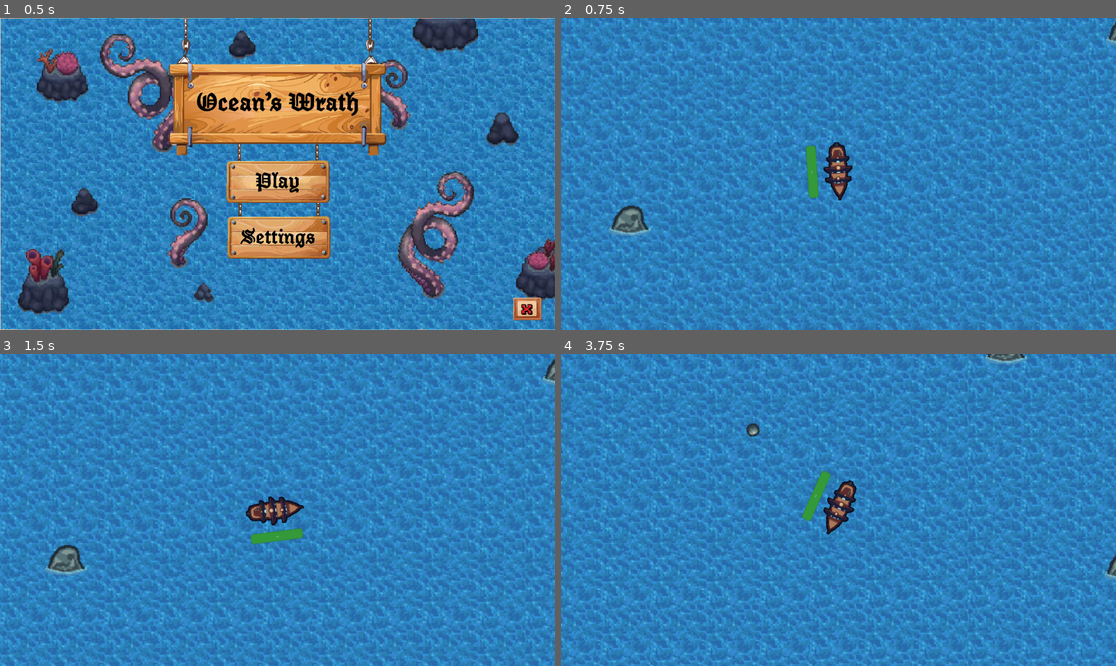
Above: before the commit, frames 1-4 (two rows, left to right).
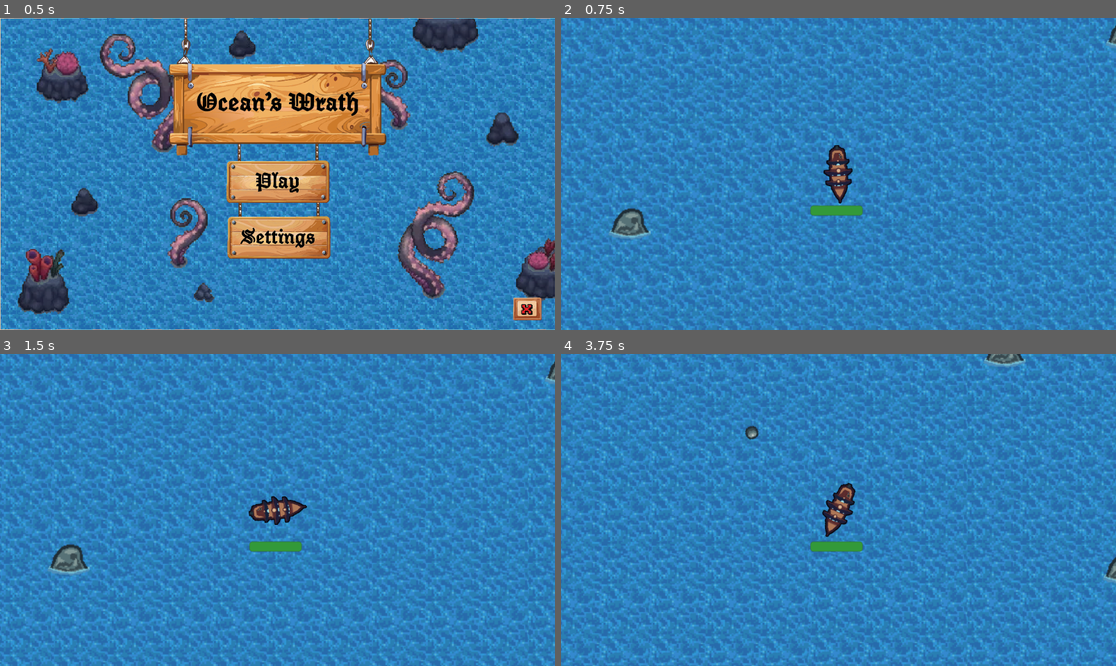
Above: after the commit, the same moments.

Repository: gvfirmeza/OceansWrath
Game: Godot game, scene res://principal.tscn
Two runs of this game, one before a commit and one after it. Both use one fixed random seed, a clock stepped at 60 frames per second and the inputs below. The engine's default icon, where the game draws it, is replaced by a stand-in: a white triangle on a blue panel in a dark square.
Inputs (mouse positions are in pixels of both pictures, inside the frame that each line leads up to):
- Up to frame 1 (0.5 s): no input
- Up to frame 2 (0.75 s): click (838, 180) at 0.5 s
- Up to frame 3 (1.5 s): tap Enter at 1.25 s; move the mouse to (399, 494) at 1.27 s; hold Right (ui_right) from 1.28 s (still down); click (399, 494) at 1.42 s
- Up to frame 4 (3.75 s): move the mouse to (727, 525) at 2.02 s; release Right (ui_right) at 2.03 s; hold S (down) 2.03-2.78 s; click (727, 525) at 2.17 s; move the mouse to (894, 441) at 2.77 s; hold Right (ui_right) 2.78-3.53 s; click (894, 441) at 2.92 s; tap Space at 3.5 s; move the mouse to (810, 572) at 3.52 s; hold W (up) from 3.53 s (still down); click (810, 572) at 3.67 s

Frame 1 is identical in both runs. In frame 2, 29% of the frame differs, in the area x 0-100%, y 0-100%; in frame 3, 24%; in frame 4, 31%.

Commit message:
feat: death sfx

Diff:
--- a/oceans-wrath/player.gd
+++ b/oceans-wrath/player.gd
@@ -7,6 +7,7 @@
 signal health_depleted
 var health = 100.0
 var rotation_direction = 0
+var is_dead = false
 
 func get_input():
 	if(mouse_mov):
@@ -26,5 +27,7 @@
 	if overlapping_mobs.size() > 0:
 		health -= DAMAGE_RATE * overlapping_mobs.size() * delta
 		%ProgressBar.value = health
-		if health <= 0.0:
-			health_depleted.emit()
+	if health <= 0.0 and not is_dead:
+		health_depleted.emit()
+		$AudioStreamPlayer2D.play()
+		is_dead = true
--- a/oceans-wrath/principal.gd
+++ b/oceans-wrath/principal.gd
@@ -1,11 +1,17 @@
 extends Node2D
+
+@onready var camera = $GameScene/Camera2D
+@onready var target = get_node("./GameScene/Player")
+
+func _process(delta):
+	camera.position = target.position
 
 func mudar_cena(atual: Node2D, nova: Node2D):
 	atual.queue_free()
 	nova.visible = true
 
 	if nova.name == "GameScene":
-		nova.get_node("Player/Camera2D").enabled = true
+		nova.get_node("./Camera2D").enabled = true
 
 func _input(event):
 	if event is InputEventMouseButton and event.pressed:
--- a/oceans-wrath/principal.tscn
+++ b/oceans-wrath/principal.tscn
@@ -12,20 +12,13 @@
 [ext_resource type="AudioStream" uid="uid://utx5rji40q4k" path="res://novaMusicaMenu.mp3" id="7_d1v5o"]
 [ext_resource type="PackedScene" uid="uid://b2lqtgq3f5pce" path="res://cannon.tscn" id="7_ns8g3"]
 [ext_resource type="Texture2D" uid="uid://ckpb85molbkfm" path="res://assets/TelaGameOver.jpeg" id="9_2tno7"]
+[ext_resource type="AudioStream" uid="uid://b1blre1elwbmf" path="res://death.wav" id="9_g1xcu"]
 
 [sub_resource type="RectangleShape2D" id="RectangleShape2D_cadwf"]
 size = Vector2(1165, 20)
 
 [sub_resource type="RectangleShape2D" id="RectangleShape2D_rf4dt"]
 size = Vector2(20, 663)
-
-[sub_resource type="CapsuleShape2D" id="CapsuleShape2D_7bsan"]
-radius = 9.00003
-height = 52.5
-
-[sub_resource type="CapsuleShape2D" id="CapsuleShape2D_fxwyh"]
-radius = 11.0
-height = 60.0
 
 [sub_resource type="StyleBoxFlat" id="StyleBoxFlat_hs1kw"]
 bg_color = Color(0.153126, 0.19923, 0.250812, 1)
@@ -41,6 +34,14 @@
 corner_radius_bottom_right = 3
 corner_radius_bottom_left = 3
 
+[sub_resource type="CapsuleShape2D" id="CapsuleShape2D_7bsan"]
+radius = 9.00003
+height = 52.5
+
+[sub_resource type="CapsuleShape2D" id="CapsuleShape2D_fxwyh"]
+radius = 11.0
+height = 60.0
+
 [sub_resource type="Curve2D" id="Curve2D_6i6hu"]
 _data = {
 "points": PackedVector2Array(0, 0, 0, 0, 80, 31, 0, 0, 0, 0, 1121, 25, 0, 0, 0, 0, 1124, 621, 0, 0, 0, 0, 79, 618, 0, 0, 0, 0, 80, 31)
@@ -112,25 +113,8 @@
 [node name="StaticBody2D6" parent="GameScene" instance=ExtResource("4_vc6wh")]
 position = Vector2(984, 384)
 
-[node name="Player" type="CharacterBody2D" parent="GameScene"]
-position = Vector2(561, 304)
-script = ExtResource("1_2ruu0")
-mouse_mov = true
-
-[node name="Cannon" parent="GameScene/Player" instance=ExtResource("7_ns8g3")]
-rotation = 1.5708
-
-[node name="Sprite2D" type="Sprite2D" parent="GameScene/Player"]
-scale = Vector2(0.5, 0.5)
-texture = ExtResource("2_oij0l")
-
-[node name="CollisionShape2D" type="CollisionShape2D" parent="GameScene/Player"]
-position = Vector2(0.25, 0)
-rotation = 1.5708
-shape = SubResource("CapsuleShape2D_7bsan")
-
-[node name="Camera2D" type="Camera2D" parent="GameScene/Player"]
-position = Vector2(3, 0)
+[node name="Camera2D" type="Camera2D" parent="GameScene"]
+position = Vector2(564, 304)
 enabled = false
 zoom = Vector2(2, 2)
 limit_left = -5000000
@@ -138,6 +122,36 @@
 limit_right = 5000000
 limit_bottom = 5000000
 
+[node name="ProgressBar" type="ProgressBar" parent="GameScene/Camera2D"]
+unique_name_in_owner = true
+offset_left = -29.0
+offset_top = 33.0
+offset_right = 25.0
+offset_bottom = 43.0
+size_flags_horizontal = 3
+theme_override_font_sizes/font_size = 1
+theme_override_styles/background = SubResource("StyleBoxFlat_hs1kw")
+theme_override_styles/fill = SubResource("StyleBoxFlat_bt64i")
+value = 100.0
+show_percentage = false
+
+[node name="Player" type="CharacterBody2D" parent="GameScene"]
+position = Vector2(561, 304)
+script = ExtResource("1_2ruu0")
+mouse_mov = true
+
+[node name="Cannon" parent="GameScene/Player" instance=ExtResource("7_ns8g3")]
+rotation = 1.5708
+
+[node name="Sprite2D" type="Sprite2D" parent="GameScene/Player"]
+scale = Vector2(0.5, 0.5)
+texture = ExtResource("2_oij0l")
+
+[node name="CollisionShape2D" type="CollisionShape2D" parent="GameScene/Player"]
+position = Vector2(0.25, 0)
+rotation = 1.5708
+shape = SubResource("CapsuleShape2D_7bsan")
+
 [node name="HitBox" type="Area2D" parent="GameScene/Player"]
 unique_name_in_owner = true
 collision_mask = 2
@@ -147,16 +161,8 @@
 shape = SubResource("CapsuleShape2D_fxwyh")
 debug_color = Color(0.850615, 0.167079, 0.811261, 0.42)
 
-[node name="ProgressBar" type="ProgressBar" parent="GameScene/Player"]
-unique_name_in_owner = true
-offset_left = -28.0
-offset_top = 22.0
-offset_right = 26.0
-offset_bottom = 32.0
-theme_override_font_sizes/font_size = 1
-theme_override_styles/background = SubResource("StyleBoxFlat_hs1kw")
-theme_override_styles/fill = SubResource("StyleBoxFlat_bt64i")
-value = 100.0
+[node name="AudioStreamPlayer2D" type="AudioStreamPlayer2D" parent="GameScene/Player"]
+stream = ExtResource("9_g1xcu")
 
 [node name="Path2D" type="Path2D" parent="GameScene"]
 curve = SubResource("Curve2D_6i6hu")
Not shown, added: oceans-wrath/death.wav.import
Not shown: 1 places in oceans-wrath/principal.tscn that only renumber resources
Not shown, added: oceans-wrath/death.wav
Not shown, added: sons/sfx/death.wav
